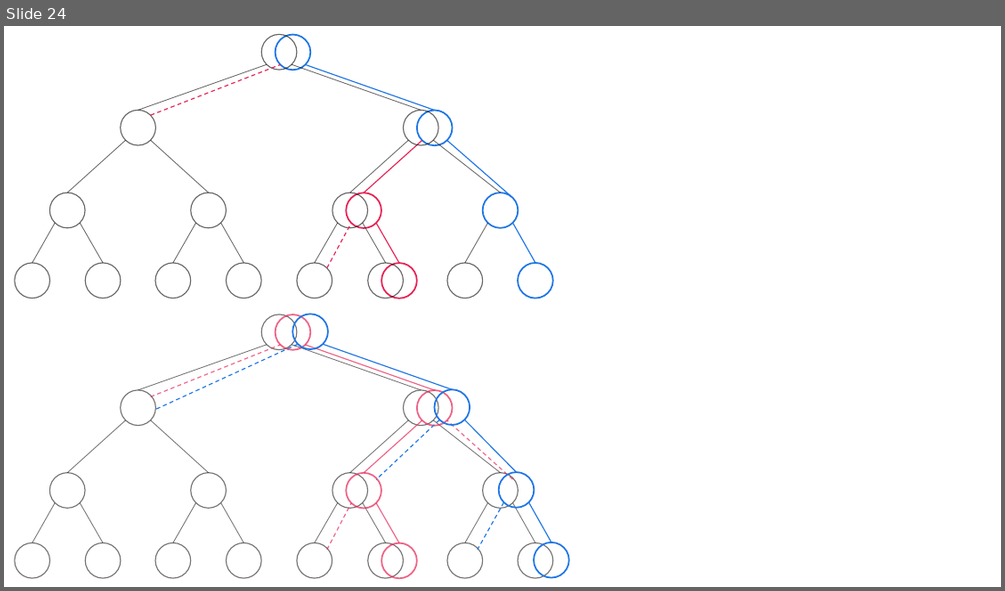
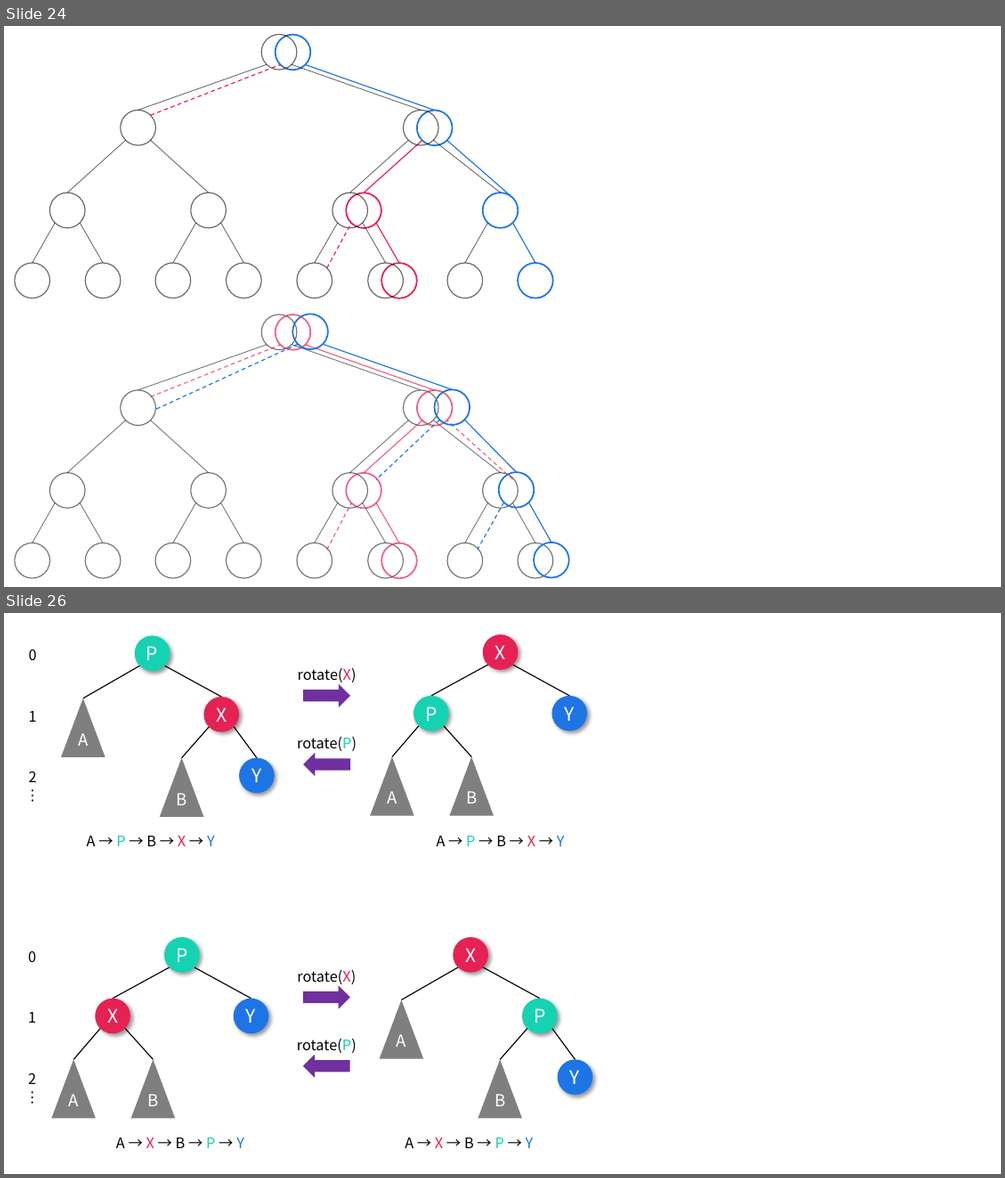
Before and after one commit to siwon-park/Algorithm-DataStructure, a slide deck: 99_PPT이미지/pptx.pptx. Shown one above the other, each under a label of ours: slide 24 before the commit, slides 24 and 26 after it; the slides between them are not shown. The pictures are 1005x591 and 1005x1178 pixels, drawn with LibreOffice and Linux fonts; fonts in the diff are those of the drawing. Boxes give left, top, right and bottom in pixels: in the first picture for what was removed or moved away, otherwise in the second. Text is boxed around its words. In the diff, an @@ line names an element or a change of style, - is before the commit and + after.

```diff
--- a/99_PPT이미지/pptx.pptx
+++ b/99_PPT이미지/pptx.pptx
@@ slide 26 added at (4, 613, 1001, 1174), background #FFFFFF @@
@@ text added at (29, 649, 37, 660), 14 pt, text #000000 @@
+0
@@ text added at (298, 667, 356, 682), 14 pt, text #000000 @@
+rotate(X)
@@ right arrow added at (303, 684, 350, 707), fill #7030A0 @@
@@ text added at (29, 711, 37, 722), 14 pt, text #000000 @@
+1
@@ group added at (61, 635, 274, 817): 4 lines, 3 ellipses, 2 triangles, 2 texts @@
+P
+Y
+X
+A
+B
@@ text added at (297, 736, 356, 754), 14 pt, text #000000 @@
+rotate(P)
@@ text added at (29, 771, 37, 782), 14 pt, text #000000 @@
+2
+⋮
@@ right arrow added at (303, 753, 350, 776), fill #7030A0 @@
@@ group added at (370, 634, 587, 816): 4 lines, 3 ellipses, 2 triangles, 2 texts @@
+X
+P
+Y
+A
+B
@@ text added at (87, 835, 215, 846), 14 pt, text #000000 @@
+A → P → B → X → Y
@@ text added at (437, 835, 565, 846), 14 pt, text #000000 @@
+A → P → B → X → Y
@@ group added at (28, 937, 592, 1148): 11 texts, 8 lines, 6 ellipses, 4 triangles, 2 right arrows @@
+0
+1
+2
+⋮
+P
+X
+Y
+A
+B
+X
+Y
+P
+A
+B
+A → X → B → P → Y
+A → X → B → P → Y
+rotate(X)
+rotate(P)
```
Also in this commit, not shown: 1 slide changed, 1 other slide added, 1 other file.
